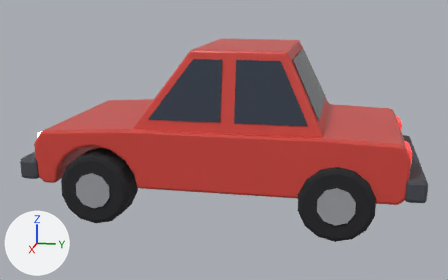
One commit to the FBX model art/export/Sedan.fbx: the scene before it, then after it.
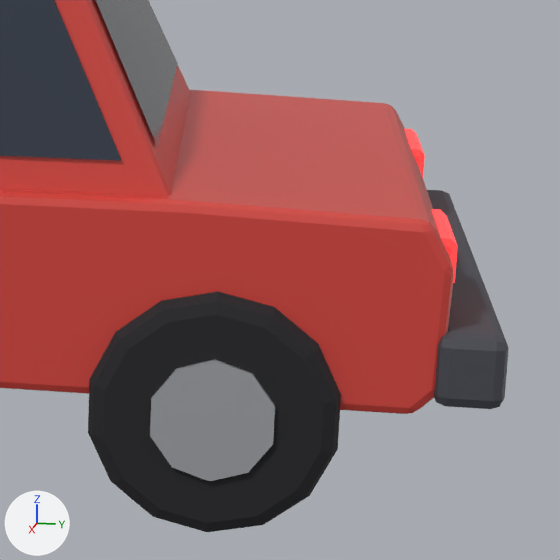
Each version appears first whole from a 50 mm camera at (26.65, 5.1, 6.77) aimed at (0.2, -0.19, 0.16), and next in a close-up on the part from 60% to 99% of the width and 27% to 89% of the height. The lights are fixed; the arrows at lower left show +X, +Y and +Z. The last two pictures show the newer version. Where no turn or scale is listed for an object, it has been applied to the vertices.

The older version as bpy lines, for what is in view:
```python
me_body = bpy.data.meshes.new('Body')
me_body.from_pydata(...)  # 276 vertices, 243 faces; spans x -3.7..3.7, y -7.5..7.5, z -1.2..4.4
me_body.materials.append(mat_paint)  # red #d6463e
me_wheelrl_001 = bpy.data.meshes.new('WheelRL.001')
me_wheelrl_001.from_pydata(...)  # 84 vertices, 72 faces; spans x -0.75..0.75, y -1.46..1.46, z -1.5..1.5
me_wheelrl_001.materials.append(mat_tire)  # black #222226
me_windows = bpy.data.meshes.new('Windows')
me_windows.from_pydata(...)  # 24 vertices, 6 faces; spans x -3.4..3.4, y -3.07..4.1, z 1.65..4.05
me_windows.materials.append(mat_glass)  # dark blue #363e4c
ob_body = bpy.data.objects.new('Body', me_body)
ob_body.location = (0.0, 0.0, 0.0)
ob_wheelrl = bpy.data.objects.new('WheelRL', me_wheelrl_001)
ob_wheelrl.location = (3.2, 4.9, -1.3)
ob_windows = bpy.data.objects.new('Windows', me_windows)
ob_windows.location = (0.0, 0.0, 0.0)
# also in view: 'HubcapRL' at (3.2, 4.9, -1.3); 'TaillightL' at (2.5, 7.45, 0.55); 'BumperRear' at (0.0, 7.8, -0.6)
```
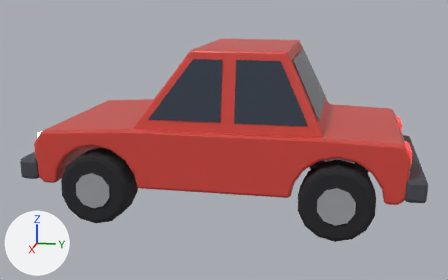
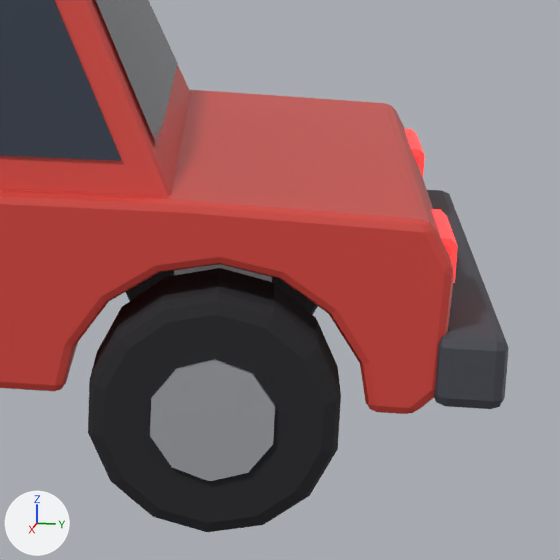
What differs and where, as boxes (x1, y1, x2, y2) in the close-ups (560 x 560 px):
```json
{"part": 1, "of": "me_body", "change": "cut back", "before": [0, 382, 409, 414], "after": [0, 204, 445, 414]}
```

Scene script edits in JSON lines:
```json
{"block": "me_body", "where": "# used by ob_body; location = (0.0, 0.0, 0.0)"}
{"op": "remove", "block": "me_body", "code": "me_body.from_pydata(...)  # 276 vertices, 243 faces; spans x -3.7..3.7, y -7.5..7.5, z -1.2..4.4"}
{"op": "add", "block": "me_body", "code": "me_body.from_pydata(...)  # 320 vertices, 292 faces; spans x -3.7..3.7, y -7.5..7.5, z -1.2..4.4"}
{"block": "me_body", "change": "me_body part 1: 4 vertices removed from x -3.7..3.7, y 3.1..6.7, z -1.2; 48 vertices added at x -3.7..3.7, y 3.0..6.8, z -1.2..0.6"}
```
